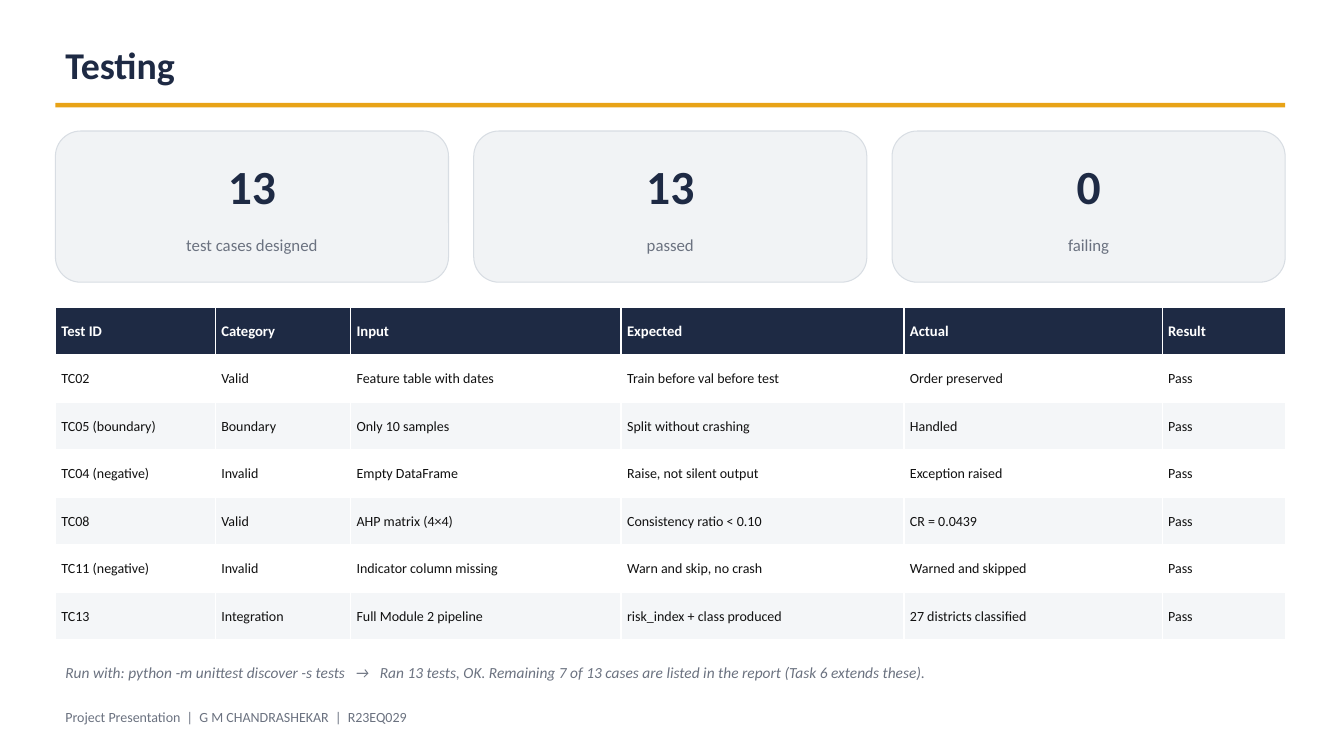
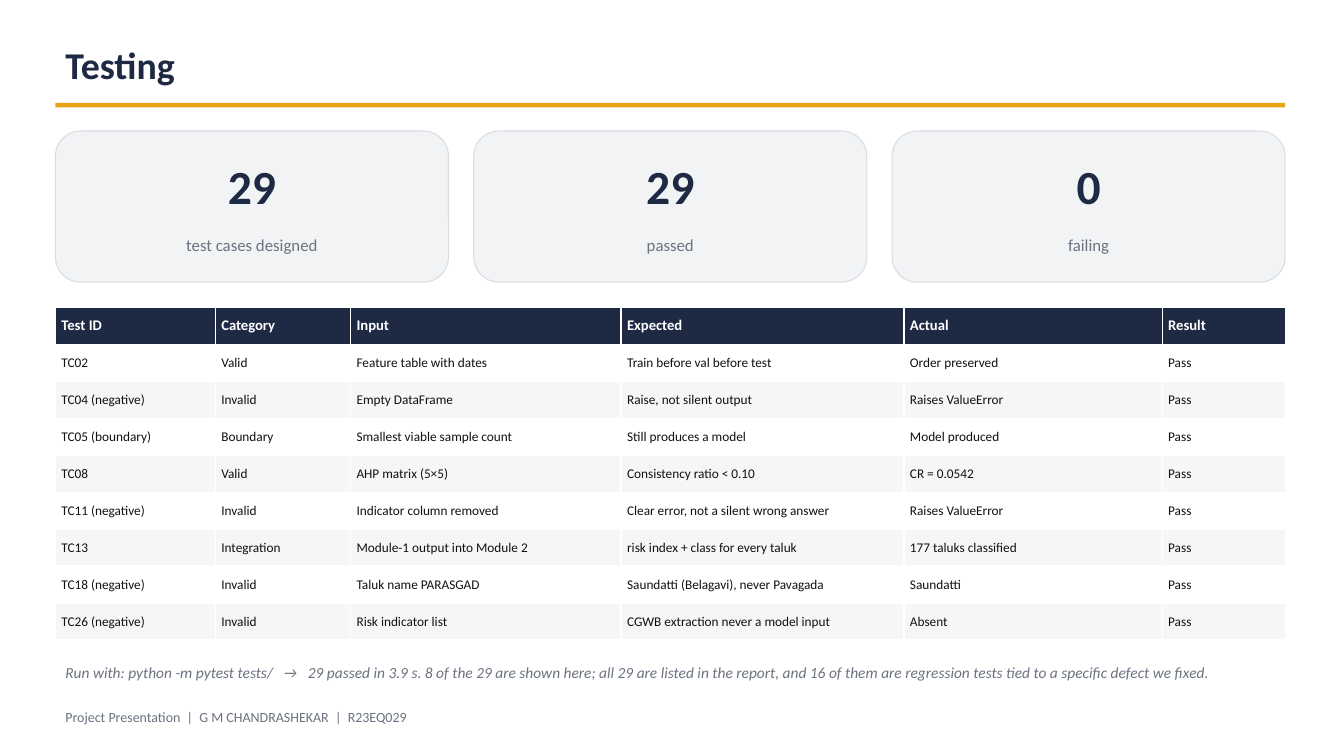
Before and after one commit to Koushik926/karnataka-groundwater-ml, a slide deck: slide 11 of Week4_Task4_Core_Implementation/presentation/decks/Phase1_Review_G_M_CHANDRASHEKAR.pptx. Drawn at 1344x756 pixels with LibreOffice and Linux fonts; fonts in the diff are those of the drawing. Boxes give left, top, right and bottom in pixels: in the first picture for what was removed or moved away, otherwise in the second. Text is boxed around its words. In the diff, an @@ line names an element or a change of style, - is before the commit and + after.

```diff
--- a/Week4_Task4_Core_Implementation/presentation/decks/Phase1_Review_G_M_CHANDRASHEKAR.pptx
+++ b/Week4_Task4_Core_Implementation/presentation/decks/Phase1_Review_G_M_CHANDRASHEKAR.pptx
@@ text at (228, 173, 276, 204): text changed @@
-13
+29
@@ text at (646, 173, 694, 204): text changed @@
-13
+29
@@ table at (55, 308, 1286, 640) @@
-row 3: TC05 (boundary) | Boundary | Only 10 samples | Split without crashing | Handled | Pass
-row 4: TC04 (negative) | Invalid | Empty DataFrame | Raise, not silent output | Exception raised | Pass
-row 5: TC08 | Valid | AHP matrix (4×4) | Consistency ratio < 0.10 | CR = 0.0439 | Pass
-row 6: TC11 (negative) | Invalid | Indicator column missing | Warn and skip, no crash | Warned and skipped | Pass
-row 7: TC13 | Integration | Full Module 2 pipeline | risk_index + class produced | 27 districts classified | Pass
+row 3: TC04 (negative) | Invalid | Empty DataFrame | Raise, not silent output | Raises ValueError | Pass
+row 4: TC05 (boundary) | Boundary | Smallest viable sample count | Still produces a model | Model produced | Pass
+row 5: TC08 | Valid | AHP matrix (5×5) | Consistency ratio < 0.10 | CR = 0.0542 | Pass
+row 6: TC11 (negative) | Invalid | Indicator column removed | Clear error, not a silent wrong answer | Raises ValueError | Pass
+row 7: TC13 | Integration | Module-1 output into Module 2 | risk index + class for every taluk | 177 taluks classified | Pass
+row 8: TC18 (negative) | Invalid | Taluk name PARASGAD | Saundatti (Belagavi), never Pavagada | Saundatti | Pass
+row 9: TC26 (negative) | Invalid | Risk indicator list | CGWB extraction never a model input | Absent | Pass
@@ text at (65, 667, 1209, 681): text changed @@
-Run with: python -m unittest discover -s tests → Ran 13 tests, OK. Remaining 7 of 13 cases are listed in the report (Task 6 extends these).
+Run with: python -m pytest tests/ → 29 passed in 3.9 s. 8 of the 29 are shown here; all 29 are listed in the report, and 16 of them are regression tests tied to a specific defect we fixed.
```
Also in this commit, not shown: 4 other slides changed, 17 other files.
